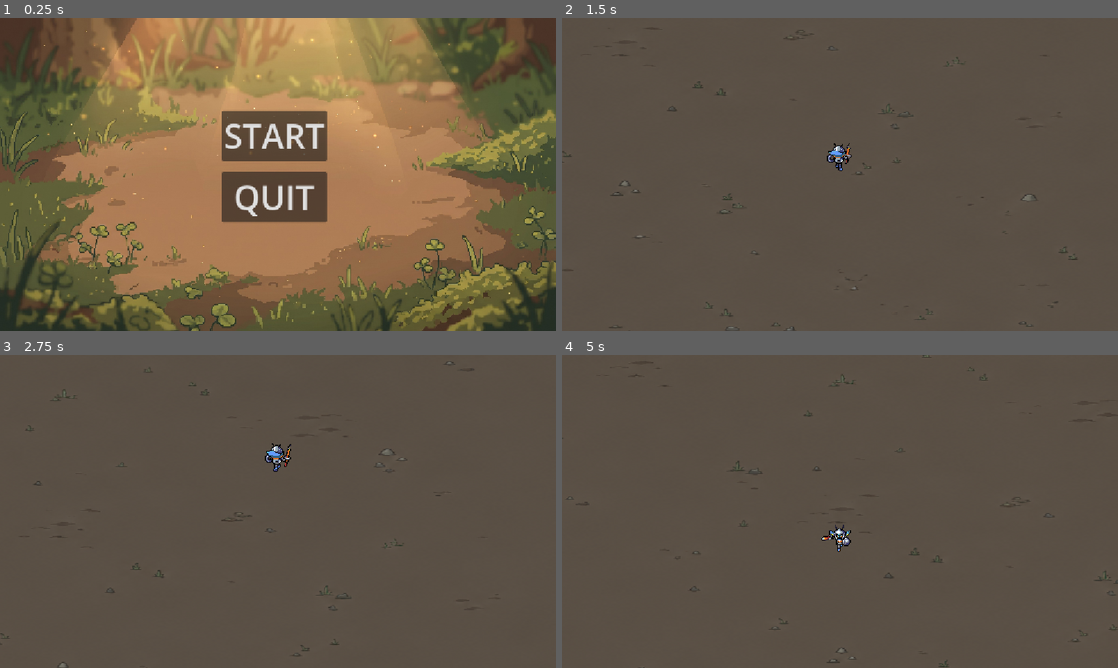
Above: before the commit, frames 1-4 (two rows, left to right).
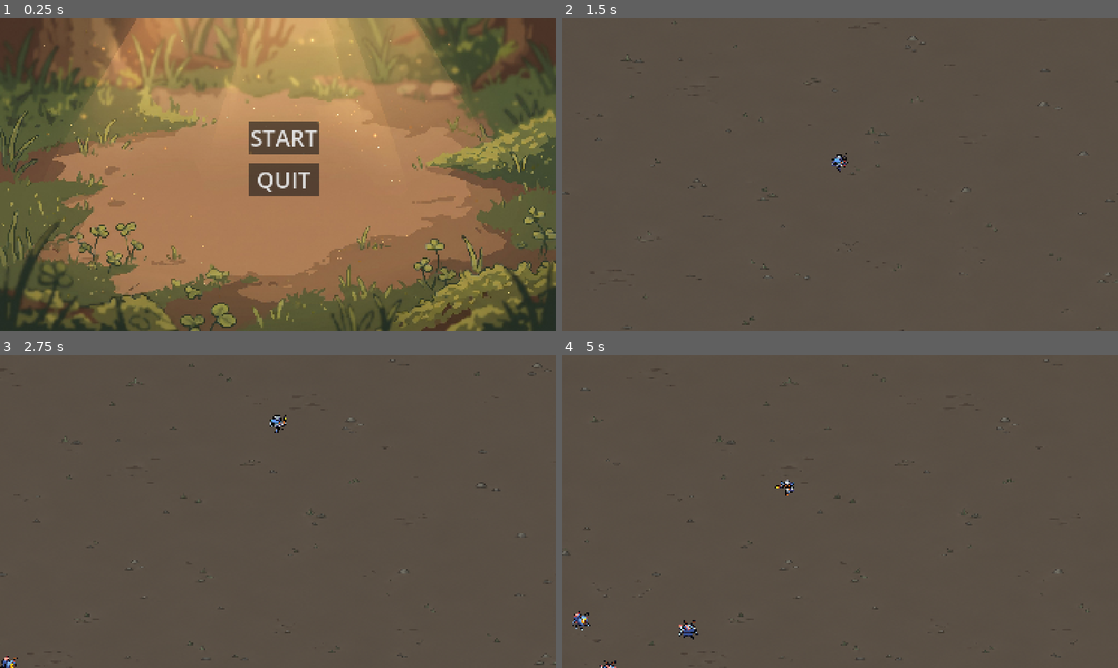
Above: after the commit, the same moments.

Repository: bonum119/TFG
Game: Godot game, scene res://Escenas/menus/start_game_menu.tscn
The game is run twice, just before and just after one commit, with the same random seed, the same clock (stepped at 60 frames per second) and the same inputs.
Inputs:
- Up to frame 1 (0.25 s): no input
- Up to frame 2 (1.5 s): click "START" at 0.5 s; hold Up (ui_up) from 1.28 s (still down)
- Up to frame 3 (2.75 s): keep holding Up (ui_up)
- Up to frame 4 (5 s): release Up (ui_up) at 2.78 s; hold Left (ui_left) 2.78-4.28 s; hold Down (ui_down) from 4.28 s (still down)

The runs differ from the first frame. In frame 1, 7.9% of the frame differs, in the area x 0-100%, y 0-100%; in frame 2, 0.7%; in frame 3, 0.9%; in frame 4, 1.0%.

Commit message:
Cambios ataque

Diff:
--- a/Escenas/enemy.tscn
+++ b/Escenas/enemy.tscn
@@ -50,7 +50,6 @@
 [node name="Enemigos" type="CharacterBody2D" unique_id=663518709]
 script = ExtResource("1_1gu25")
 speed = 30.0
-health = null
 knockback_decay = null
 separation_radius = 32.0
 separation_strength = 2.0
--- a/Escenas/menus/start_game_menu.tscn
+++ b/Escenas/menus/start_game_menu.tscn
@@ -27,10 +27,10 @@
 anchors_preset = 4
 anchor_top = 0.5
 anchor_bottom = 0.5
-offset_left = 460.0
-offset_top = -132.0
-offset_right = 677.0
-offset_bottom = -28.0
+offset_left = 774.0
+offset_top = -166.0
+offset_right = 991.0
+offset_bottom = -62.0
 grow_vertical = 2
 theme_override_font_sizes/font_size = 70
 text = "START"
@@ -40,14 +40,14 @@
 anchors_preset = 4
 anchor_top = 0.5
 anchor_bottom = 0.5
-offset_left = 460.0
-offset_top = -5.0
-offset_right = 677.0
-offset_bottom = 99.0
+offset_left = 774.0
+offset_top = -36.0
+offset_right = 991.0
+offset_bottom = 68.0
 grow_vertical = 2
 theme_override_font_sizes/font_size = 70
 text = "QUIT"
 
 [connection signal="pressed" from="Btn_start" to="." method="_on_btn_start_pressed"]
+[connection signal="pressed" from="Btn_quit" to="." method="_on_btn_quit_pressed"]
 [connection signal="pressed" from="Btn_quit" to="." method="_on_btn_start_pressed"]
-[connection signal="pressed" from="Btn_quit" to="." method="_on_btn_quit_pressed"]
--- a/Escenas/player.tscn
+++ b/Escenas/player.tscn
@@ -327,7 +327,7 @@
 }],
 "loop": 0,
 "name": &"attack_east",
-"speed": 8.0
+"speed": 10.0
 }, {
 "frames": [],
 "loop": 1,
@@ -481,6 +481,8 @@
 texture_filter = 1
 sprite_frames = SubResource("SpriteFrames_cnkc8")
 animation = &"attack_east"
+frame = 3
+frame_progress = 1.0
 
 [node name="CollisionShape2D" type="CollisionShape2D" parent="." unique_id=793652565]
 visibility_layer = 2
--- a/Scripts/enemy.gd
+++ b/Scripts/enemy.gd
@@ -14,7 +14,7 @@
 var player: Node2D
 var has_directions := false
 var has_west := false
-var knockback := Vector2.ZERO                    # CAMBIO
+var knockback := Vector2.ZERO
 
 
 func _ready() -> void:
@@ -31,7 +31,7 @@
 	sprite.frame = randi() % sprite.sprite_frames.get_frame_count(sprite.animation)
 
 
-func _physics_process(delta: float) -> void:     # CAMBIO: delta
+func _physics_process(delta: float) -> void:
 	if not is_instance_valid(player):
 		return
 
@@ -42,7 +42,7 @@
 	var steer := dir
 	if dist < player_push_radius or knockback.length() > 60.0:
 		steer = Vector2.ZERO
-		GameManager.take_life(20)
+		GameManager.take_life(5)
 
 
 	var push := Vector2.ZERO
@@ -91,7 +91,7 @@
 	else:
 		sprite.flip_h = false
 
-
+#DEPENDIENDO DE DONDE MIRE MUESTRA UN SPRITE O OTRO
 func _pick_animation(dir: Vector2) -> String:
 	if not has_directions:
 		return "walk"
--- a/Scripts/game_manager.gd
+++ b/Scripts/game_manager.gd
@@ -34,4 +34,4 @@
 	emit_signal("life_change", actual_life)
 
 func morir() -> void:
-	print("Has muerto!!!!!")
+	pass
--- a/project.godot
+++ b/project.godot
@@ -21,6 +21,9 @@
 
 [display]
 
+window/size/viewport_width=1728
+window/size/viewport_height=972
+window/size/mode=2
 window/stretch/mode="canvas_items"
 window/stretch/aspect="expand"
 
Not shown: 1 places in Escenas/player.tscn that only renumber resources
Binary file changed: Sprites/player/East_Attack.png
Not shown, changed: Sprites/player/East_Attack.png.import
